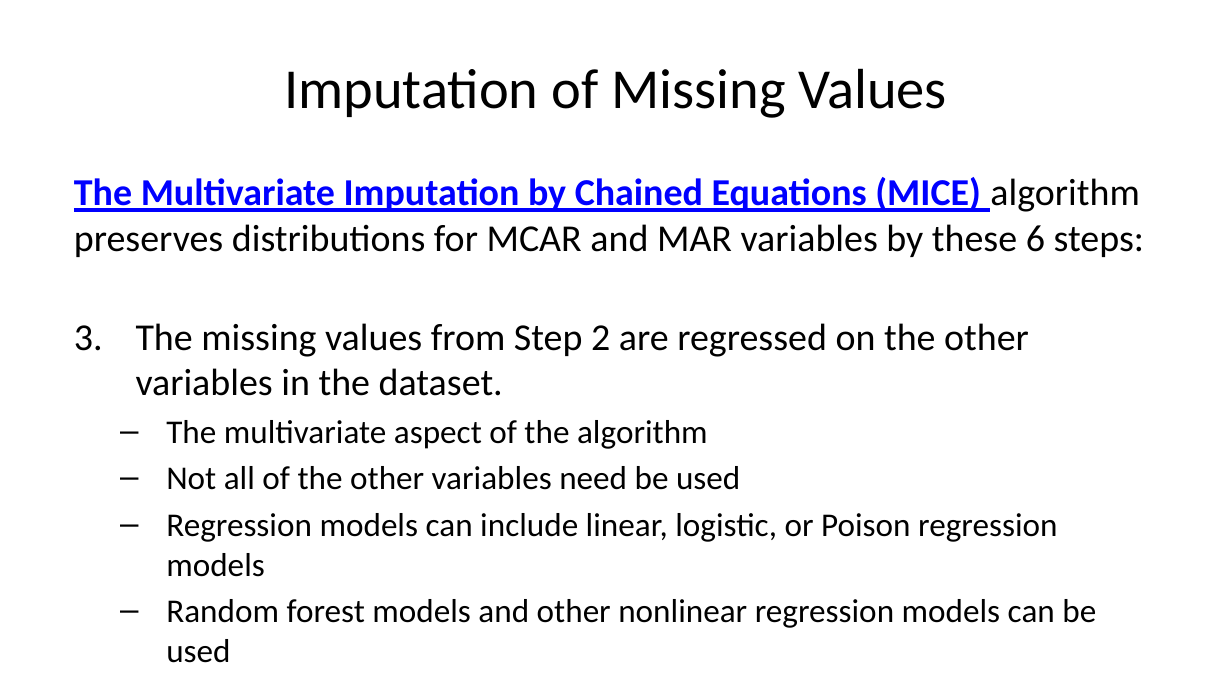
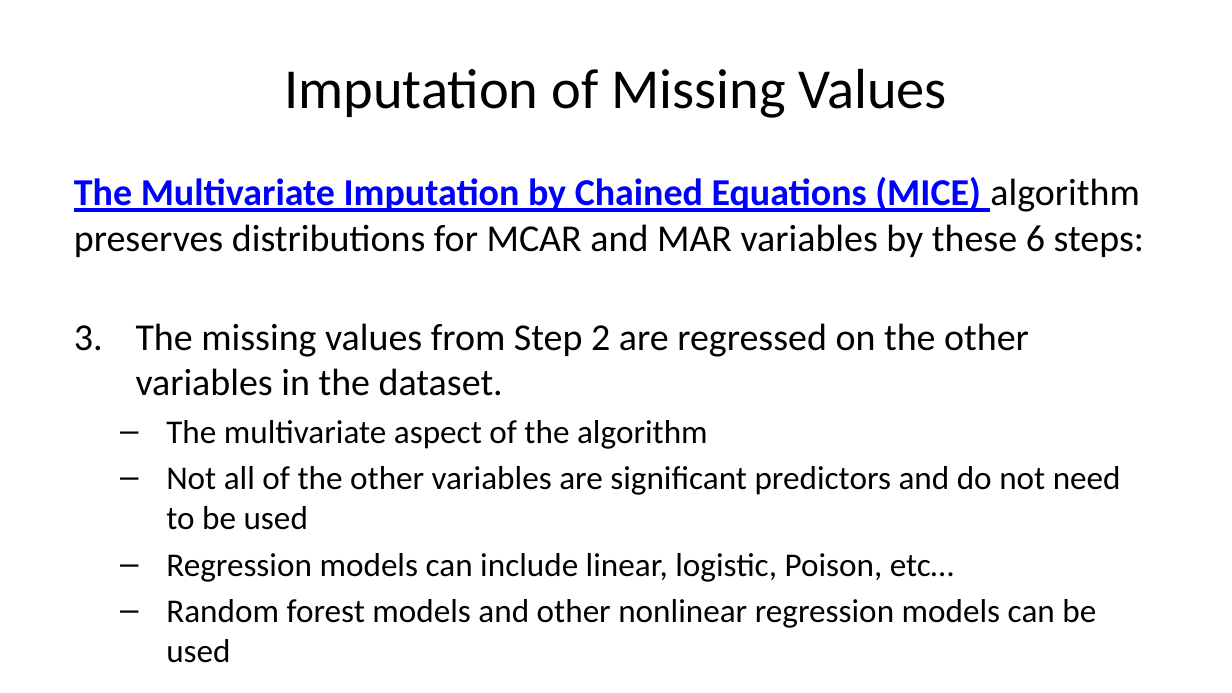
Before and after one commit to StephenElston/CSCI-E-83, a slide deck: slide 66 of LectureSlides/11_ModelsForMessyData.pptx (slide 67 before the commit). Drawn at 1232x693 pixels with LibreOffice and Linux fonts; fonts in the diff are those of the drawing. Boxes give left, top, right and bottom in pixels: in the first picture for what was removed or moved away, otherwise in the second. Text is boxed around its words. In the diff, an @@ line names an element or a change of style, - is before the commit and + after.

```diff
--- a/LectureSlides/11_ModelsForMessyData.pptx
+++ b/LectureSlides/11_ModelsForMessyData.pptx
@@ text at bbox=[166, 466, 1121, 582]: text changed @@
-  – Not all of the other variables need be used
-  – Regression models can include linear, logistic, or Poison regression models
+  – Not all of the other variables are significant predictors and do not need to be used
+  – Regression models can include linear, logistic, Poison, etc…
```
Also in this commit, not shown: 12 other slides changed, 1 slide removed.
